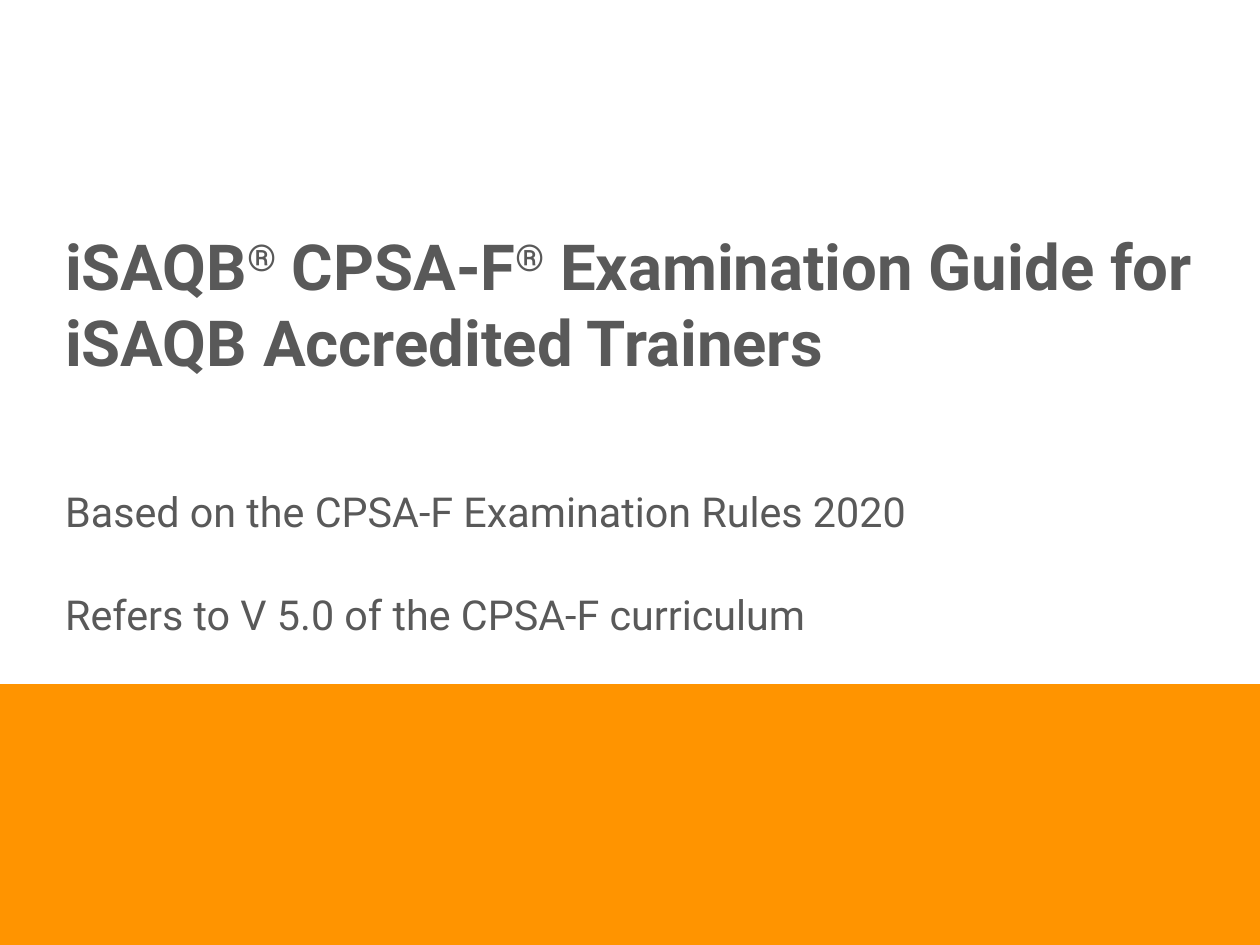
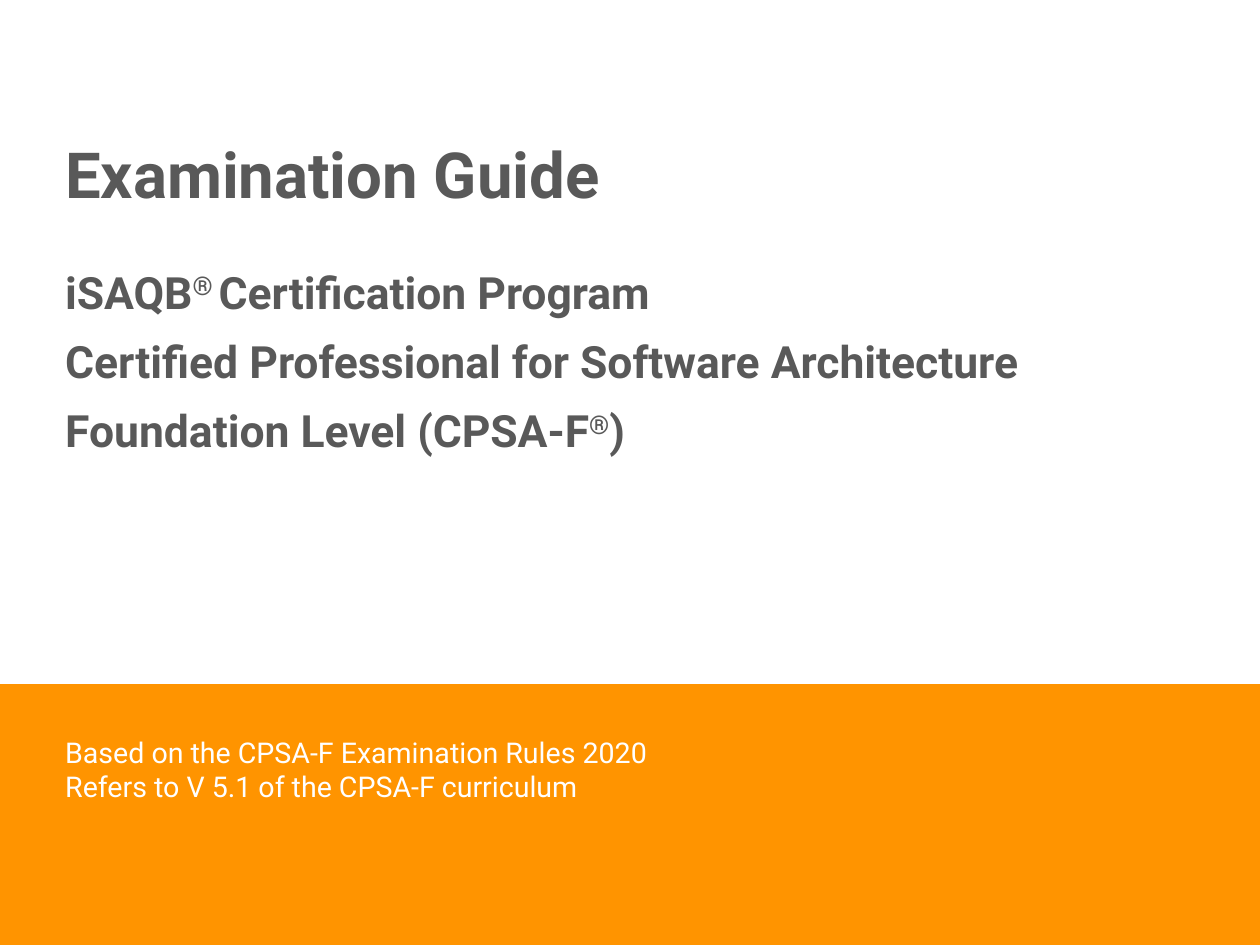
Before and after one commit to isaqb-org/examination-foundation, a slide deck: slide 1 of raw/examination_guide/Examination-Guide-EN.pptx. Drawn at 1260x945 pixels with LibreOffice and Linux fonts; fonts in the diff are those of the drawing; background and template pictures are left out. Boxes give left, top, right and bottom in pixels: in the first picture for what was removed or moved away, otherwise in the second. Text is boxed around its words. In the diff, an @@ line names an element or a change of style, - is before the commit and + after.

Commit message:
Update examination guide

```diff
--- a/raw/examination_guide/Examination-Guide-EN.pptx
+++ b/raw/examination_guide/Examination-Guide-EN.pptx
@@ text added at [65, 150, 1018, 457], 28 pt, text #595959, bold @@
+Examination Guide
+iSAQB® Certification Program
+Certified Professional for Software Architecture
+Foundation Level (CPSA-F®)
@@ text at [65, 241, 1192, 374]: paragraph removed @@
-iSAQB® CPSA-F® Examination Guide for iSAQB Accredited Trainers
@@ text "Based on the CPSA-F Examination ...": place and size @@
-text "Based on the CPSA-F Examination ..." at [65, 241, 1192, 631]
+text "Based on the CPSA-F Examination ..." at [65, 741, 647, 798]
@@ text at [65, 741, 647, 764]: size 26 to 18 pt, text colour #595959 to #FFFFFF in "Based on the CPSA-F Examination Rules 2020" @@
@@ text at [65, 775, 577, 798]: text changed; size 26 to 18 pt; text colour #595959 to #FFFFFF @@
-Refers to V 5.0 of the CPSA-F curriculum
+Refers to V 5.1 of the CPSA-F curriculum
```
Also in this commit, not shown: 8 other slides changed, 16 slides added, 3 slides removed, 1 other file.
